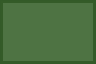
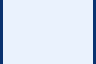
The second 96×64 image is a revision of the first. Changes to its layers:
added layer "trap" (15%) above "borders" over [3, 0, 93, 64]
added layer "borders" above "Фон" over [0, 0, 96, 64]
hid "Фон", painted on it over [0, 0, 96, 64]
